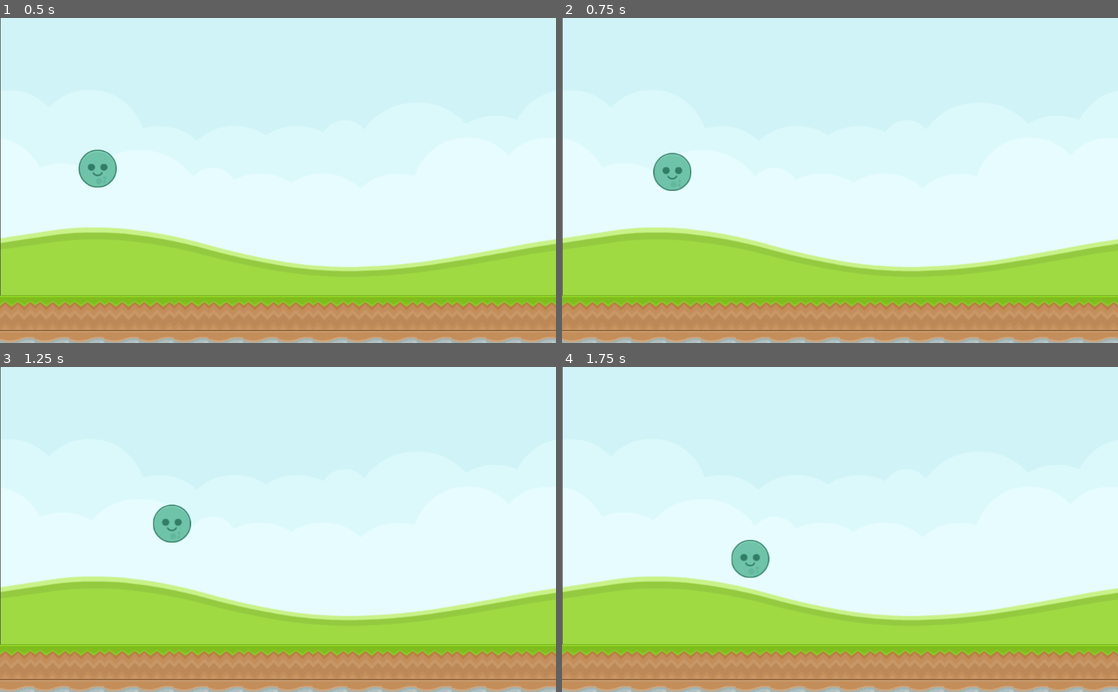
Above: before the commit, frames 1-4 (two rows, left to right).
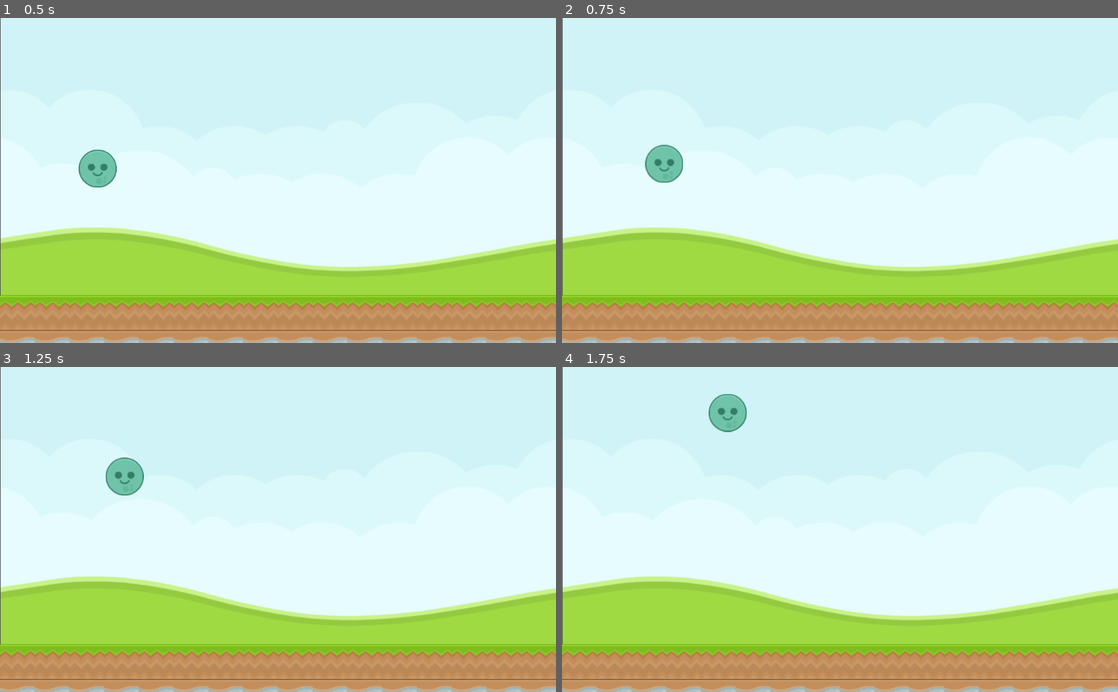
Above: after the commit, the same moments.

Repository: cpvanlue/P1-cpvanlue
Game: Godot game, scene res://src/Level.tscn
Same seed, same stepped clock (60 frames per second), same inputs: the game is played once before the commit and once after it. This scene is started directly instead of the project's main scene.
Inputs:
- Up to frame 1 (0.5 s): no input
- Up to frame 2 (0.75 s): hold Up (ui_up) from 0.53 s (still down); tap Space (launch) at 0.6 s
- Up to frame 3 (1.25 s): keep holding Up (ui_up)
- Up to frame 4 (1.75 s): release Up (ui_up) at 1.28 s; hold Down (ui_down) from 1.28 s (still down); tap Space (launch) at 1.35 s

Frame 1 is identical in both runs. In frame 2, 0.6% of the frame differs, in the area x 14-24%, y 38-54%; in frame 3, 1.3%, in the area x 19-35%, y 27-55%; in frame 4, 1.3%.

Commit message:
Modifies Ball impulse angle to be clamped between 0 and 90 degrees.

Diff:
--- a/project/src/Ball.gd
+++ b/project/src/Ball.gd
@@ -4,11 +4,11 @@
 var impulse = Vector2.RIGHT.rotated(deg2rad(angle)) * 250
 
 func _process(delta):
-	clamp(angle, -90, 0)
+	angle = clamp(angle, -90, 0)
 	if Input.is_action_pressed("ui_up"):
+		angle -= 5
+	if Input.is_action_pressed("ui_down"):
 		angle += 5
-	if Input.is_action_pressed("ui_down"):
-		angle -= 5
 	if Input.is_action_just_pressed("launch"):
 		impulse = Vector2.RIGHT.rotated(deg2rad(angle)) * 250
 		apply_impulse(Vector2.ZERO, impulse)
